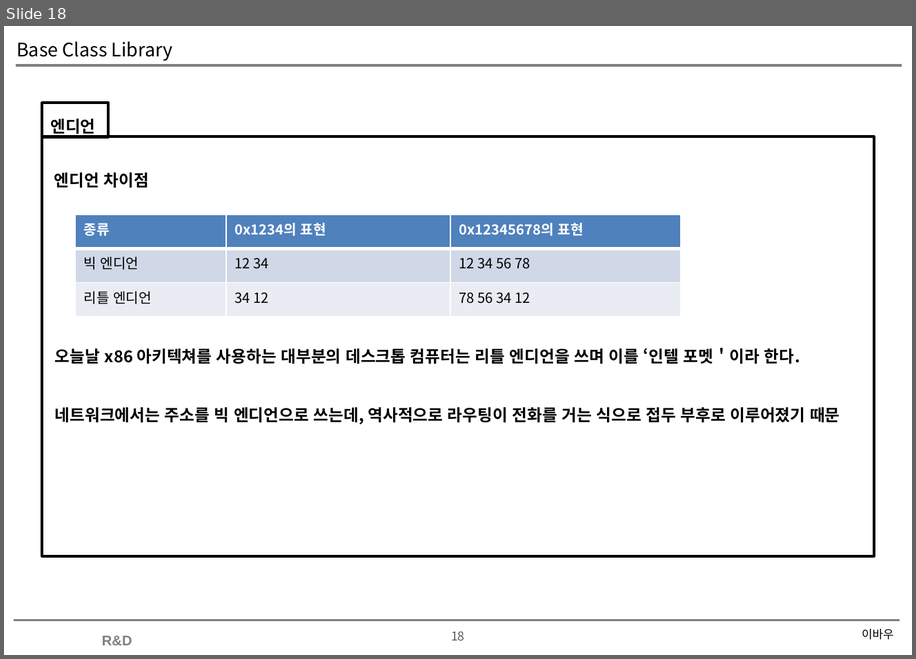
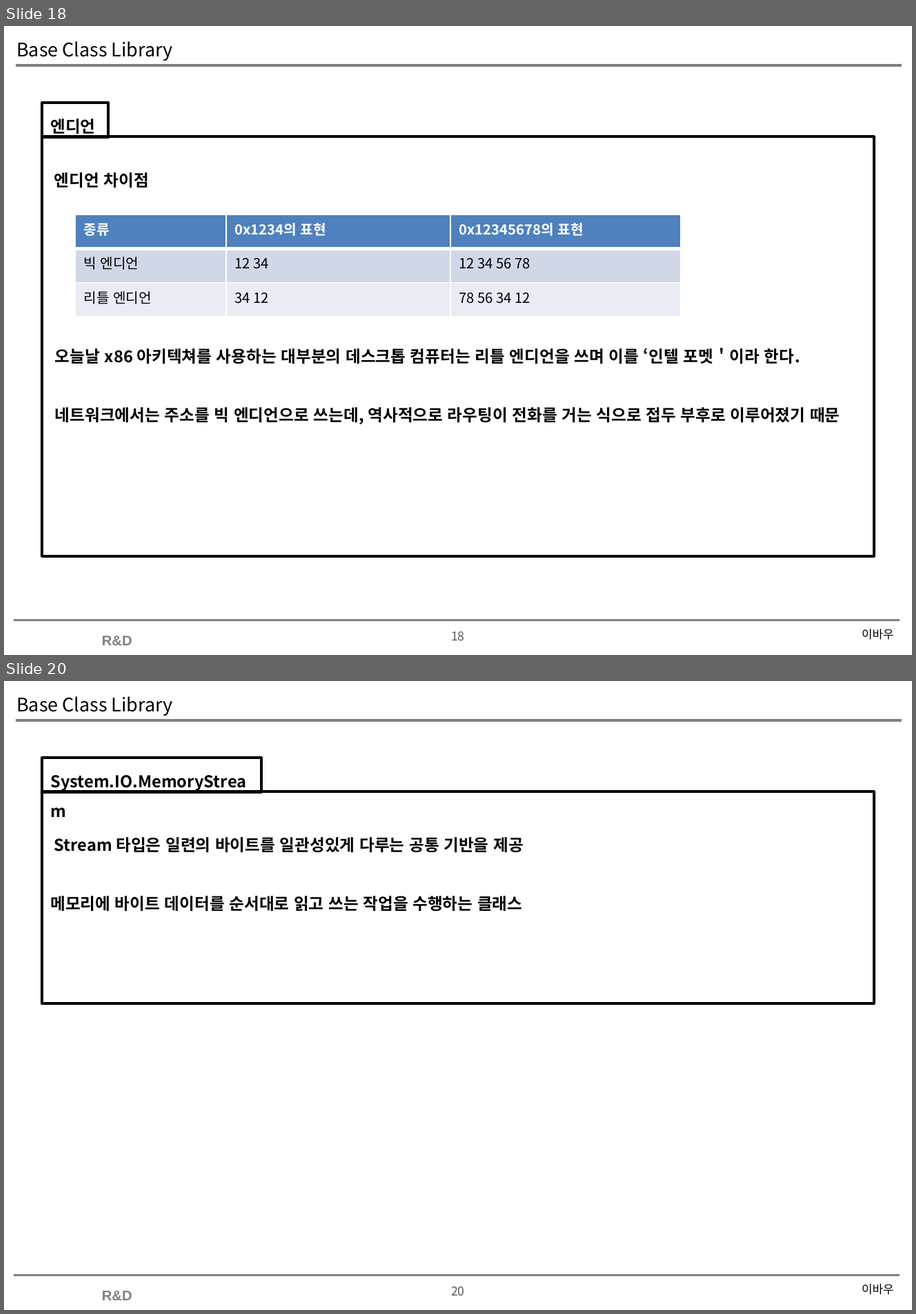
Before and after one commit to soultomind/CSharpStudy, a slide deck: CSharpStudy.Day20200627/Base Class Library.pptx. Shown one above the other, each under a label of ours: slide 18 before the commit, slides 18 and 20 after it; the slides between them are not shown. The pictures are 916x659 and 916x1314 pixels, drawn with LibreOffice and Linux fonts; fonts in the diff are those of the drawing; background and template pictures are left out. Boxes give left, top, right and bottom in pixels: in the first picture for what was removed or moved away, otherwise in the second. Text is boxed around its words. In the diff, an @@ line names an element or a change of style, - is before the commit and + after.

Commit message:
단순 - 작업 완료 ( 정리 필요 )

```diff
--- a/CSharpStudy.Day20200627/Base Class Library.pptx
+++ b/CSharpStudy.Day20200627/Base Class Library.pptx
@@ slide 20 added at [4, 681, 912, 1310], background #FFFFFF; not listed: 4 template elements that a slide beside it also shows @@
@@ title added at [16, 696, 173, 716], 16 pt, text #000000 @@
+Base Class Library
@@ rectangle added at [43, 758, 262, 793], outline #000000 2.25 pt, 14 pt, text #000000, bold @@
+System.IO.MemoryStream
@@ rectangle added at [43, 791, 874, 1004], outline #000000 2.25 pt, 14 pt, text #000000, bold @@
+Stream 타입은 일련의 바이트를 일관성있게 다루는 공통 기반을 제공
+메모리에 바이트 데이터를 순서대로 읽고 쓰는 작업을 수행하는 클래스
@@ text added at [862, 1283, 893, 1294], 10 pt, text #000000 @@
+이바우
```
Also in this commit, not shown: 2 slides changed, 5 other slides added, 5 other files.
